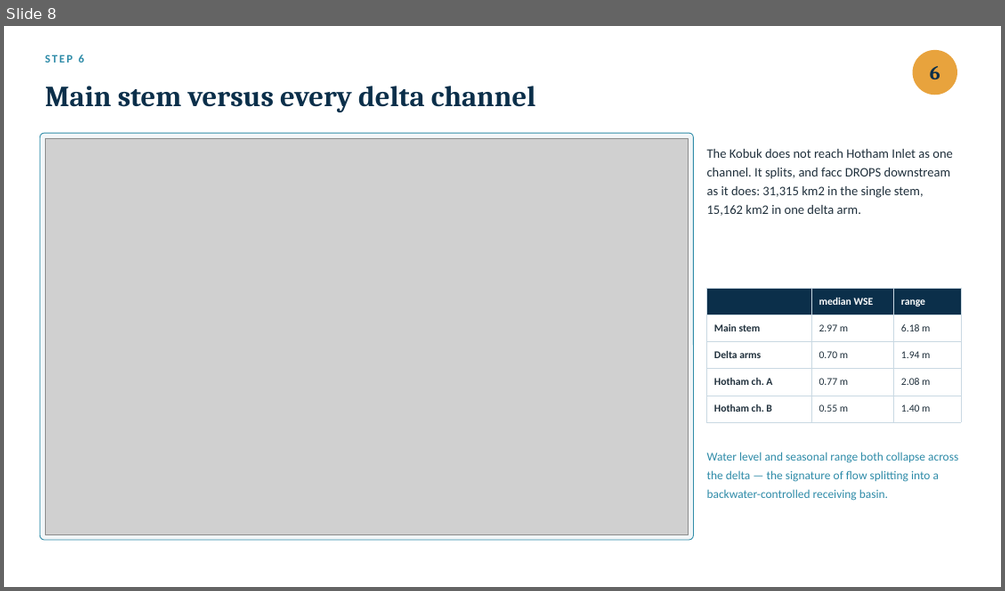
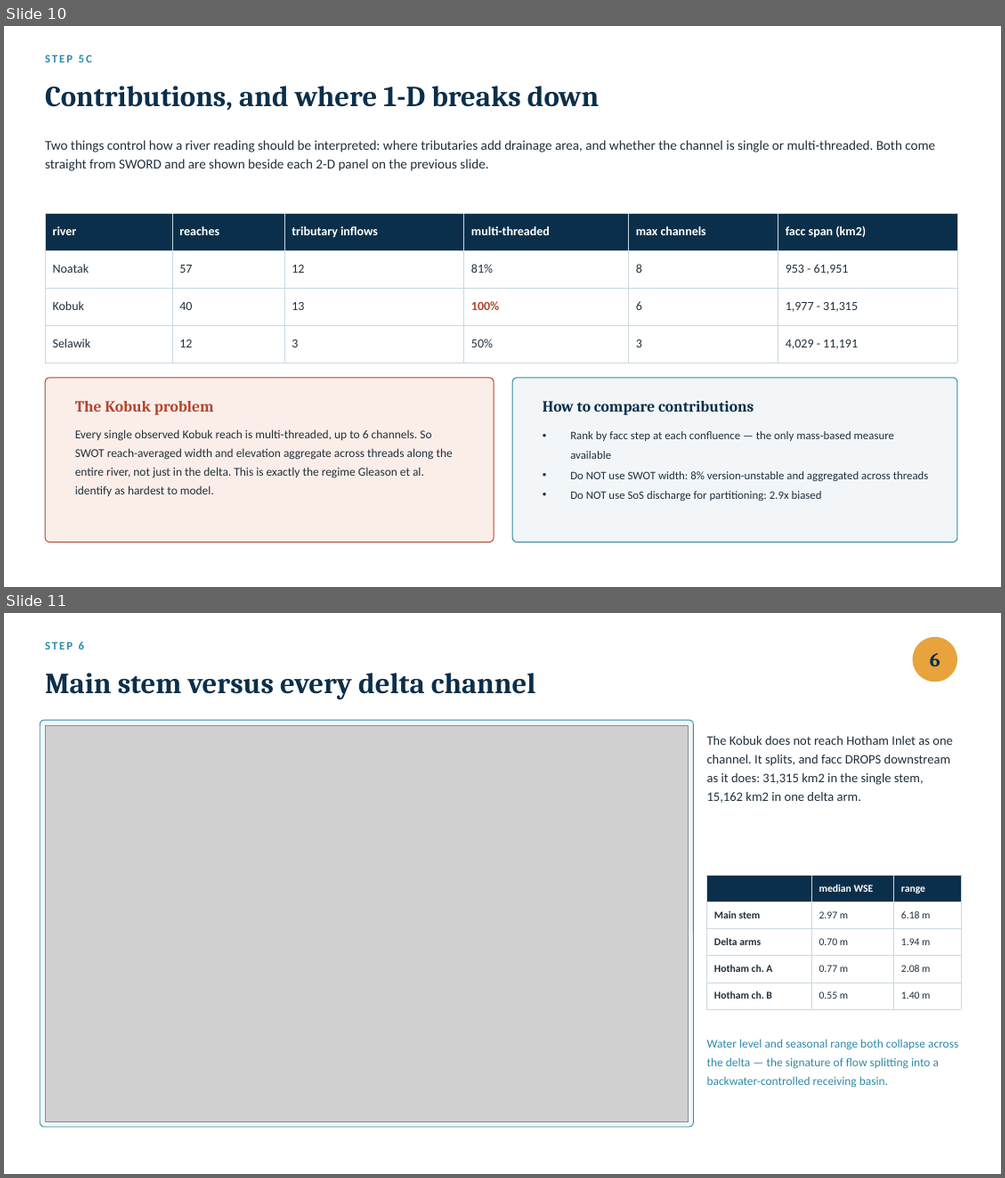
Before and after one commit to tmittal22/swot-kotzebue-sound, a slide deck: deck/Kotzebue_Sequential_Walkthrough.pptx. Shown one above the other, each under a label of ours: slide 8 before the commit, slides 10 and 11 after it. The pictures are 1005x591 and 1005x1178 pixels, drawn with LibreOffice and Linux fonts; fonts in the diff are those of the drawing; grey boxes stand for pictures. Boxes give left, top, right and bottom in pixels: in the first picture for what was removed or moved away, otherwise in the second. Text is boxed around its words. In the diff, an @@ line names an element or a change of style, - is before the commit and + after.

```diff
--- a/deck/Kotzebue_Sequential_Walkthrough.pptx
+++ b/deck/Kotzebue_Sequential_Walkthrough.pptx
@@ slide 10 added at bbox=[4, 26, 1001, 587], background #FFFFFF @@
@@ text added at bbox=[45, 54, 92, 62], 11 pt, text #2E8BA8, bold @@
+STEP 5C
@@ text added at bbox=[45, 86, 599, 111], 28 pt, text #0B2F4A, bold @@
+Contributions, and where 1-D breaks down
@@ text added at bbox=[45, 140, 935, 171], 13 pt, text #20303C @@
+Two things control how a river reading should be interpreted: where tributaries add drainage area, and whether the channel is single or multi-threaded. Both come straight from SWORD and are shown beside each 2-D panel on the previous slide.
@@ table added at bbox=[45, 213, 957, 353], 4 rows, 6 columns @@
+river | reaches | tributary inflows | multi-threaded | max channels | facc span (km2)
+Noatak | 57 | 12 | 81% | 8 | 953 - 61,951
+Kobuk | 40 | 13 | 100% | 6 | 1,977 - 31,315
+Selawik | 12 | 3 | 50% | 3 | 4,029 - 11,191
@@ rounded rectangle added at bbox=[45, 378, 494, 542], fill #FBEEE9, outline #B4442E 0.85 pt @@
@@ rounded rectangle added at bbox=[512, 378, 957, 542], fill #F2F6F8, outline #2E8BA8 0.85 pt @@
@@ text added at bbox=[75, 401, 214, 415], 15 pt, text #B4442E, bold @@
+The Kobuk problem
@@ text added at bbox=[542, 401, 753, 415], 15 pt, text #0B2F4A, bold @@
+How to compare contributions
@@ text added at bbox=[75, 429, 453, 496], 11.5 pt, text #20303C @@
+Every single observed Kobuk reach is multi-threaded, up to 6 channels. So SWOT reach-averaged width and elevation aggregate across threads along the entire river, not just in the delta. This is exactly the regime Gleason et al. identify as hardest to model.
@@ text added at bbox=[570, 431, 929, 500], 11 pt, text #20303C @@
+• Rank by facc step at each confluence — the only mass-based measure available
+• Do NOT use SWOT width: 8% version-unstable and aggregated across threads
+• Do NOT use SoS discharge for partitioning: 2.9x biased
@@ what was slide 8 is now slide 11 @@
```
Also in this commit, not shown: 1 slide changed, 2 other slides added, 8 other files.
